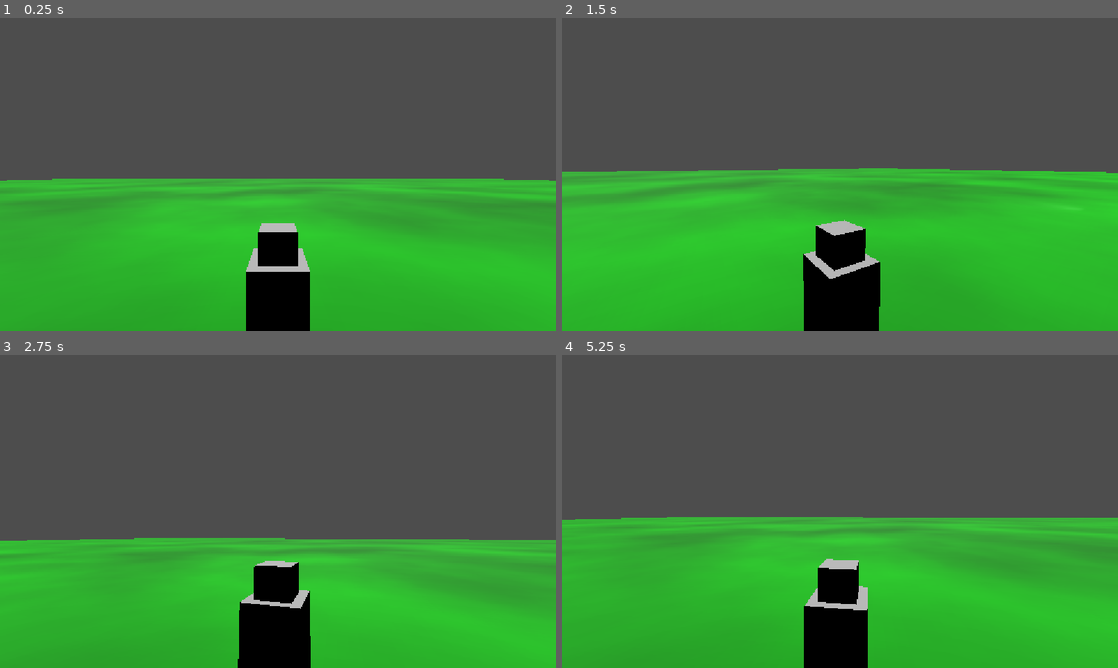
Above: before the commit, frames 1-4 (two rows, left to right).
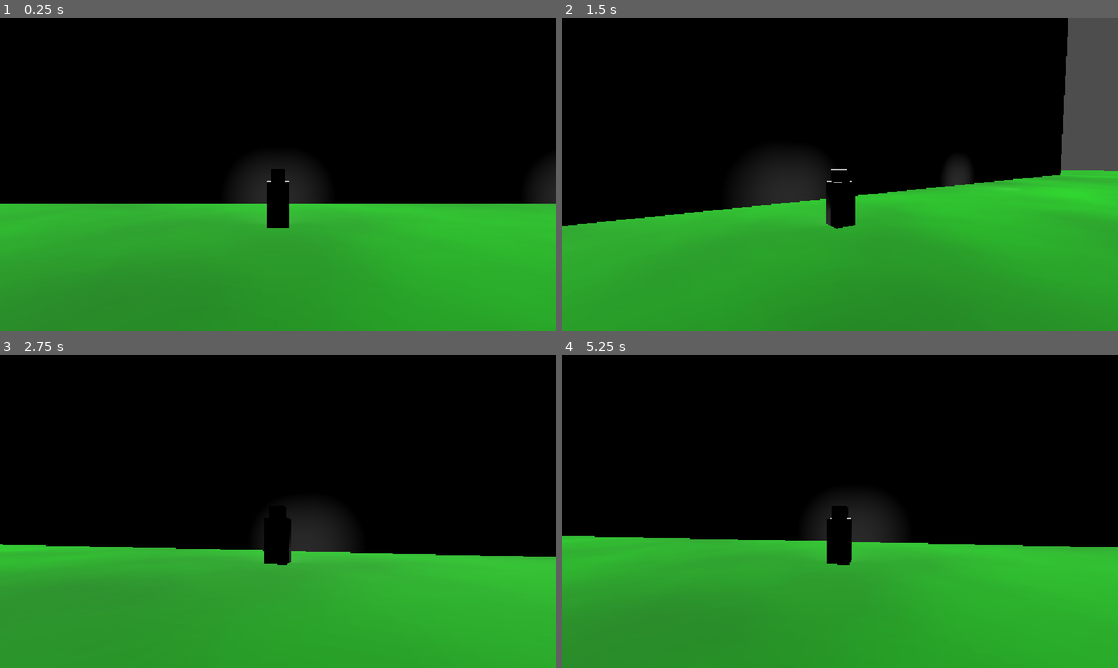
Above: after the commit, the same moments.

Repository: crissoll/contrast-like
Game: Godot game, scene res://scenes/test_camera_scene.tscn
Two runs of this game, one before a commit and one after it. Both use one fixed random seed, a clock stepped at 60 frames per second and the inputs below. The project has no main scene, so this scene is started directly.
Inputs (mouse positions are in pixels of both pictures, inside the frame that each line leads up to):
- Up to frame 1 (0.25 s): no input
- Up to frame 2 (1.5 s): tap Enter at 0.5 s; move the mouse to (867, 174) at 0.52 s; tap Space at 1.25 s; move the mouse to (812, 174) at 1.27 s
- Up to frame 3 (2.75 s): tap Enter at 2 s; move the mouse to (289, 505) at 2.02 s
- Up to frame 4 (5.25 s): tap Space at 2.75, 4.25 s; move the mouse to (834, 517) at 2.77 s; tap Enter at 3.5 s; move the mouse to (878, 514) at 3.52 s; move the mouse to (795, 508) at 4.27 s; move the mouse to (845, 511) at 5.02 s

The runs differ from the first frame. In frame 1, 78% of the frame differs, in the area x 0-100%, y 0-100%; in frame 2, 75%; in frame 3, 75%; in frame 4, 75%.

Commit message:
added springarm and basic test movesyst

Diff:
--- a/scenes/player/camera_system.tscn
+++ b/scenes/player/camera_system.tscn
@@ -6,5 +6,8 @@
 script = ExtResource("1_6firl")
 rotation_sensitivity = Vector2(0.01, 0.01)
 
-[node name="Camera3D" type="Camera3D" parent="." unique_id=1170627881]
+[node name="SpringArm3D" type="SpringArm3D" parent="." unique_id=2013334702]
+spring_length = 6.0
+
+[node name="Camera3D" type="Camera3D" parent="SpringArm3D" unique_id=1170627881]
 transform = Transform3D(1, 0, 0, 0, 1, 0, 0, 0, 1, 0, 0.73821336, 2.302055)
--- a/scenes/test_camera_scene.tscn
+++ b/scenes/test_camera_scene.tscn
@@ -1,6 +1,32 @@
 [gd_scene format=3 uid="uid://c2sd4uc3h0iv5"]
 
 [ext_resource type="PackedScene" uid="uid://ban2uu5v1g3uv" path="res://scenes/player/player.tscn" id="1_8qguc"]
+
+[sub_resource type="GDScript" id="GDScript_u25ut"]
+script/source = "extends Node3D
+
+@onready
+var camera_system: CompCameraHandler = $\"../CameraSystem\"
+@onready
+var player: CharacterBody3D = $\"..\"
+
+@export
+var move_speed : float = 100.0
+
+
+func _physics_process(delta: float) -> void:
+	var move_vector := Input.get_vector(
+		&\"move_left\",
+		&\"move_right\",
+		&\"move_forward\",
+		&\"move_backward\"
+	)
+	player.velocity = move_speed * (
+		move_vector.x * camera_system.basis.x +
+	 	move_vector.y * camera_system.basis.z * Vector3(1,0,1)
+	)
+	player.move_and_slide()
+"
 
 [sub_resource type="Gradient" id="Gradient_a1bje"]
 colors = PackedColorArray(0, 0.3764706, 0, 1, 0, 0.68235296, 0, 1)
@@ -19,18 +45,49 @@
 [sub_resource type="PlaneMesh" id="PlaneMesh_u25ut"]
 material = SubResource("StandardMaterial3D_k7qrq")
 
+[sub_resource type="WorldBoundaryShape3D" id="WorldBoundaryShape3D_8qguc"]
+
+[sub_resource type="BoxMesh" id="BoxMesh_6firl"]
+size = Vector3(1, 1, 0.25097656)
+
+[sub_resource type="BoxShape3D" id="BoxShape3D_u25ut"]
+size = Vector3(1, 1, 0.626709)
+
 [node name="TestCameraScene" type="Node3D" unique_id=445648679]
 
 [node name="Player" parent="." unique_id=758579912 instance=ExtResource("1_8qguc")]
+
+[node name="TempMoveSyst" type="Node3D" parent="Player" unique_id=1475648199]
+script = SubResource("GDScript_u25ut")
+
+[node name="AreaLight3D" type="AreaLight3D" parent="Player" unique_id=649147940]
 
 [node name="MeshInstance3D" type="MeshInstance3D" parent="." unique_id=1202879567]
 transform = Transform3D(100, 0, 0, 0, 100, 0, 0, 0, 100, 0, 0, 0)
 mesh = SubResource("PlaneMesh_u25ut")
 
+[node name="StaticBody3D2" type="StaticBody3D" parent="MeshInstance3D" unique_id=1471188961]
+transform = Transform3D(1, 0, 0, 0, 1, 0, 0, 0, 1, 0, 0, -0.16738312)
+
+[node name="CollisionShape3D" type="CollisionShape3D" parent="MeshInstance3D/StaticBody3D2" unique_id=1107810162]
+transform = Transform3D(1, 0, 0, 0, 1, 0, 0, 0, 1, 0, 0.0041634366, -0.1866455)
+shape = SubResource("WorldBoundaryShape3D_8qguc")
+
+[node name="Wall" type="MeshInstance3D" parent="." unique_id=1223354117]
+transform = Transform3D(100, 0, 0, 0, 100, 0, 0, 0, 100, 0, 0, -16.738312)
+mesh = SubResource("BoxMesh_6firl")
+
+[node name="StaticBody3D" type="StaticBody3D" parent="Wall" unique_id=1550609615]
+
+[node name="CollisionShape3D" type="CollisionShape3D" parent="Wall/StaticBody3D" unique_id=380498800]
+transform = Transform3D(1, 0, 0, 0, 1, 0, 0, 0, 1, 0, 0, -0.1866455)
+shape = SubResource("BoxShape3D_u25ut")
+
 [node name="DirectionalLight3D" type="DirectionalLight3D" parent="." unique_id=645763622]
 transform = Transform3D(1, 0, 0, 0, -0.46778572, 0.883842, 0, -0.883842, -0.46778572, 0, 19.191319, 0)
 light_energy = 1.6
-light_indirect_energy = 3.22
 
 [node name="AreaLight3D" type="AreaLight3D" parent="." unique_id=1694917261]
 transform = Transform3D(1, 0, 0, 0, 1, 0, 0, 0, 1, 15.017998, 0, 0)
+
+[editable path="Player"]
